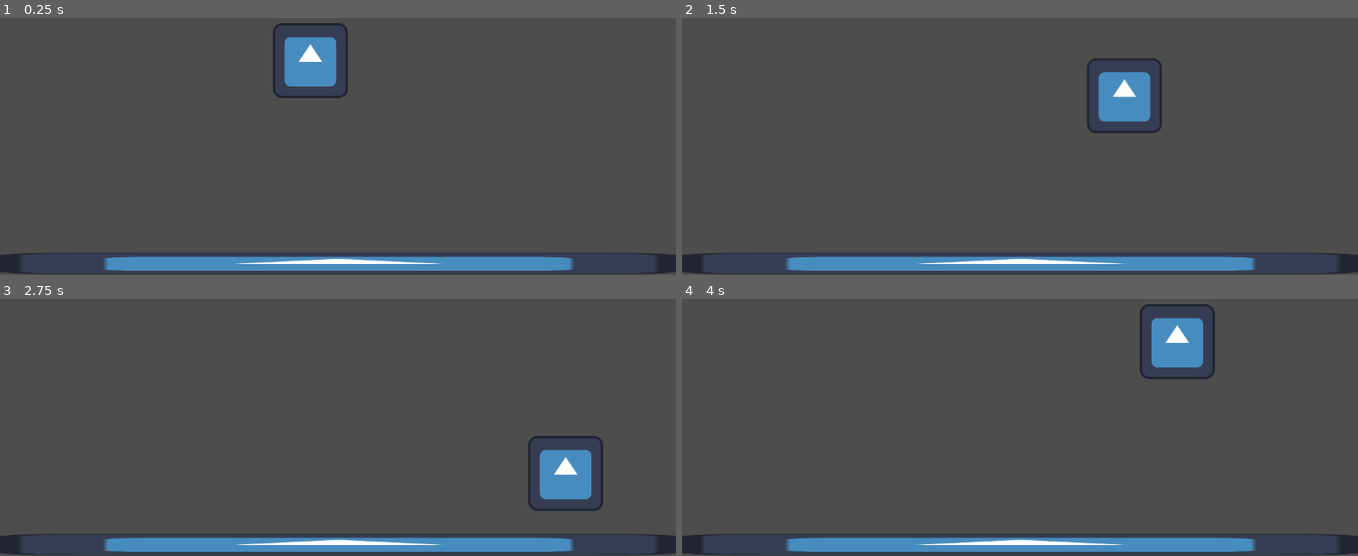
Above: before the commit, frames 1-4 (two rows, left to right).
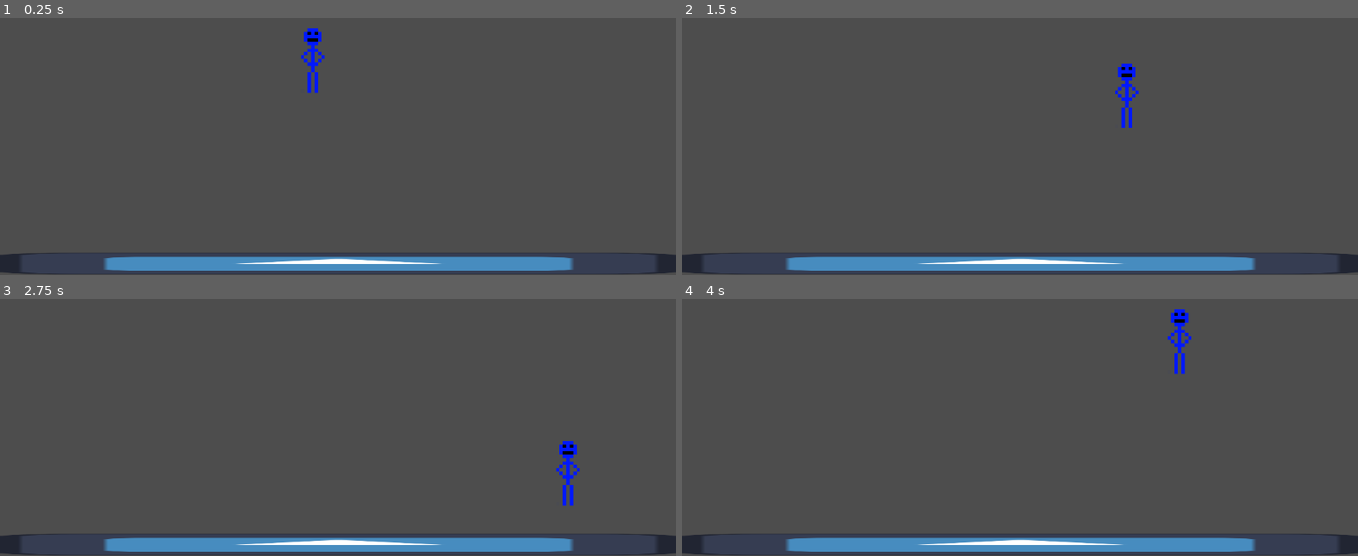
Above: after the commit, the same moments.

Repository: Pequu/superGraSuperowosci
Game: Godot game, scene res://main.tscn
The game is run twice, just before and just after one commit, with the same random seed, the same clock (stepped at 60 frames per second) and the same inputs. The engine's default icon, where the game draws it, is replaced by a stand-in: a white triangle on a blue panel in a dark square.
Inputs:
- Up to frame 1 (0.25 s): no input
- Up to frame 2 (1.5 s): tap Enter at 0.5 s; hold D (right) 0.53-1.28 s; hold Down (down) from 1.28 s (still down)
- Up to frame 3 (2.75 s): release Down (down) at 2.03 s; hold D (right) from 2.03 s (still down)
- Up to frame 4 (4 s): release D (right) at 2.78 s; hold W (up) 2.78-3.53 s; hold A (left) from 3.53 s (still down)

The runs differ from the first frame. In frame 1, 2.0% of the frame differs, in the area x 40-52%, y 1-32%; in frame 2, 2.0%; in frame 3, 2.0%; in frame 4, 2.0%.

Commit message:
zmian sprite

Diff:
--- a/supergra/main.tscn
+++ b/supergra/main.tscn
@@ -1,10 +1,11 @@
-[gd_scene load_steps=5 format=3 uid="uid://cdxnbdtsv8r40"]
+[gd_scene load_steps=6 format=3 uid="uid://cdxnbdtsv8r40"]
 
 [ext_resource type="Texture2D" uid="uid://ct0qfinwhqsaf" path="res://icon.svg" id="1_ow1fs"]
 [ext_resource type="Script" path="res://scripts/character_body_2d.gd" id="1_viao2"]
+[ext_resource type="Texture2D" uid="uid://c50yjbspkxfsr" path="res://Asset/Hero/hero_idle.png" id="2_j3bac"]
 
 [sub_resource type="RectangleShape2D" id="RectangleShape2D_l715x"]
-size = Vector2(118, 122)
+size = Vector2(42, 111)
 
 [sub_resource type="RectangleShape2D" id="RectangleShape2D_uel1w"]
 size = Vector2(1156, 37)
@@ -16,12 +17,14 @@
 script = ExtResource("1_viao2")
 
 [node name="CollisionShape2D" type="CollisionShape2D" parent="CharacterBody2D"]
-position = Vector2(-2, -1)
+position = Vector2(2, -1.5)
 shape = SubResource("RectangleShape2D_l715x")
 
-[node name="Icon" type="Sprite2D" parent="CharacterBody2D"]
-position = Vector2(-2, -1)
-texture = ExtResource("1_ow1fs")
+[node name="HeroIdle" type="Sprite2D" parent="CharacterBody2D"]
+texture_filter = 1
+position = Vector2(2, -1.00001)
+scale = Vector2(5.82143, 5.82143)
+texture = ExtResource("2_j3bac")
 
 [node name="CollisionShape2D" type="CollisionShape2D" parent="."]
 position = Vector2(577, 629.5)
--- a/supergra/project.godot
+++ b/supergra/project.godot
@@ -14,6 +14,12 @@
 run/main_scene="res://main.tscn"
 config/features=PackedStringArray("4.3", "Forward Plus")
 config/icon="res://icon.svg"
+
+[file_customization]
+
+folder_colors={
+"res://Asset/Hero/": "pink"
+}
 
 [input]
 
Binary file added: supergra/Asset/Hero/hero_idle.png
Not shown, added: supergra/Asset/Hero/hero_idle.png.import
Not shown, added: supergra/Asset/Hero/hero_idle.xcf
